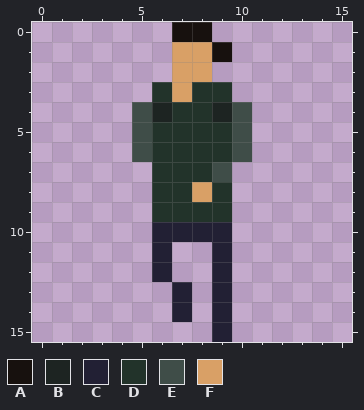
Pixel-art sprite -- app/assets/images/sprites/characters/willy/downward/walking4.png. Above is the file before it was changed.
The file is 16x16 pixels.
Palette (. is transparent): A #17110e  B #1d2422  C #222034  D #22332a  E #3f4d48  F #d9a066
Pixels before, first column x 5:
 0 ..AA..
 1 ..FFA.
 2 ..FF..
 3 .DFDD.
 4 EBDDBE
 5 EDDDDE
 6 EDDDDE
 7 .DDDE.
 8 .DDFD.
 9 .DDDD.
10 .CCCC.
11 .C..C.
12 .C..C.
13 ..C.C.
14 ..C.C.
15 ....C.
And afterwards:
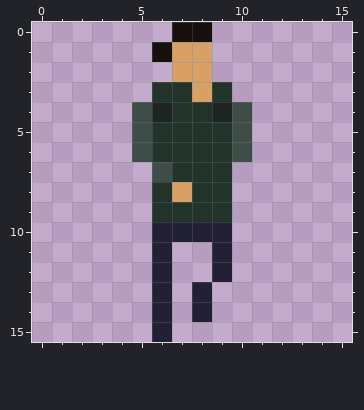
Change:
The edit adds colour A in row 1 at x 6.
The edit adds colour C in rows 13 to 14 at x 6 and 8; in row 15 at x 6.
Colour E gives way to colour D in row 7 at x 9.
Colour F gives way to colour D in row 3 at x 7; in row 8 at x 8.
Colour D gives way to colour E in row 7 at x 6.
Colour D gives way to colour F in row 3 at x 8; in row 8 at x 7.
Colour A is gone in row 1 at x 9.
Colour C is gone in rows 13 to 14 at x 7 and 9; in row 15 at x 9.
